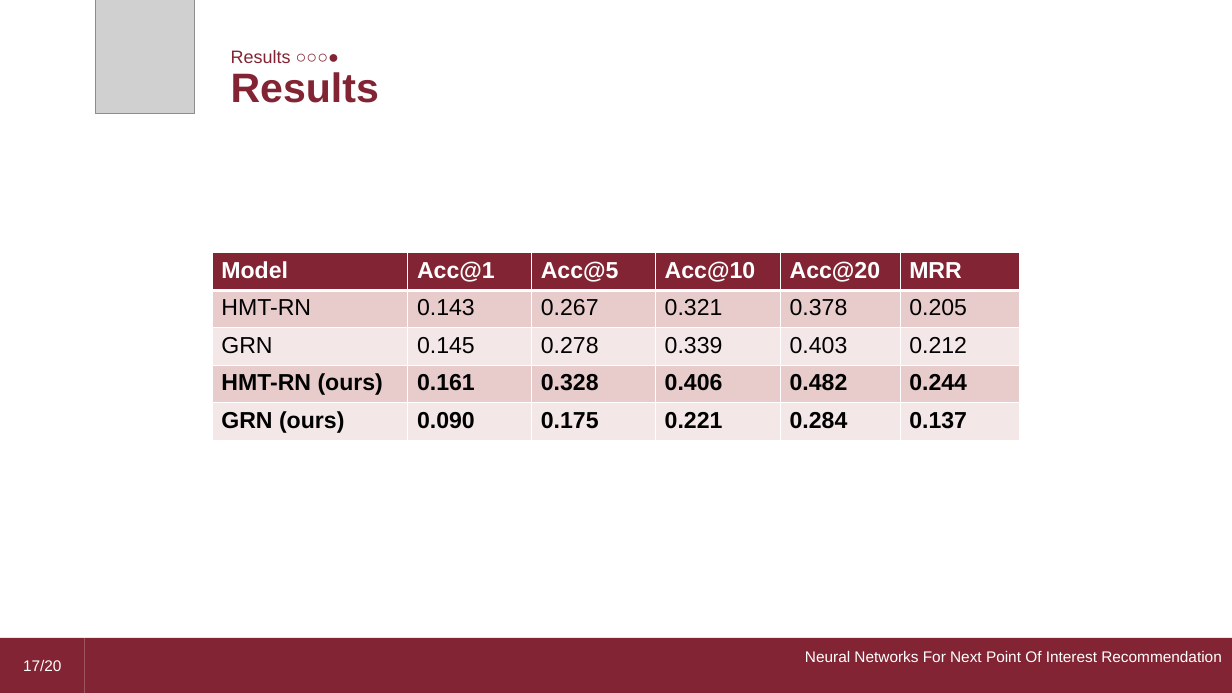
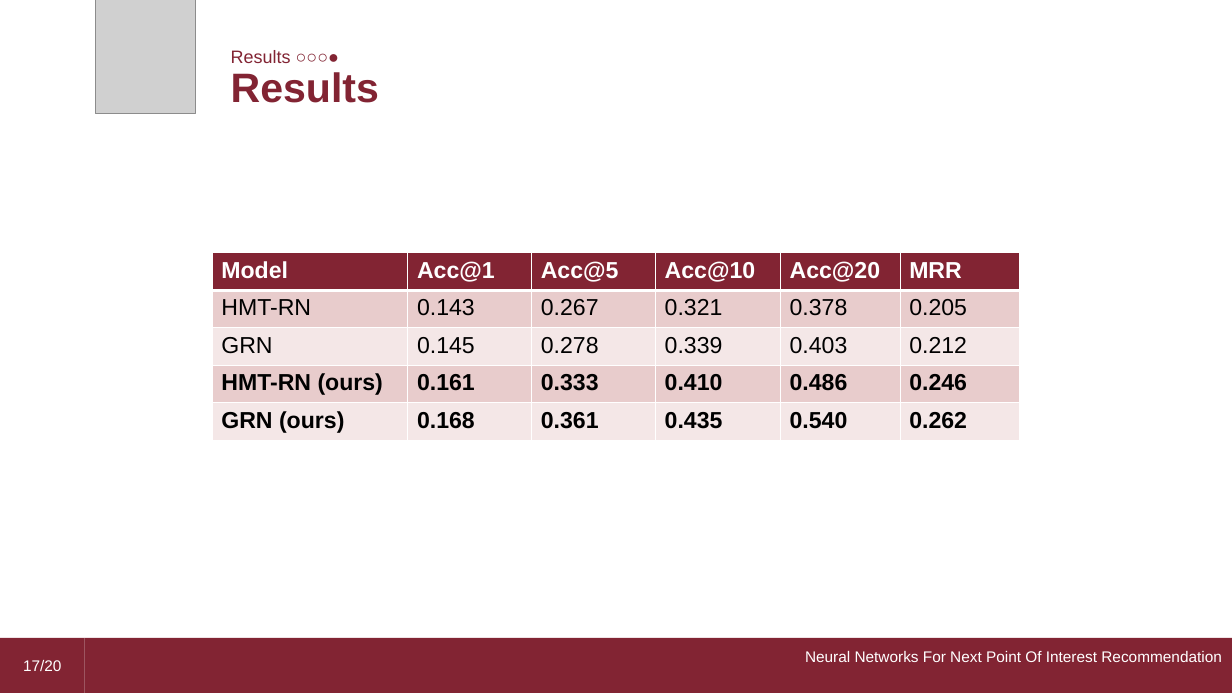
Before and after one commit to dario-loi/foursquare, a slide deck: slide 17 of presentation.pptm. Drawn at 1232x693 pixels with LibreOffice and Linux fonts; fonts in the diff are those of the drawing; grey boxes stand for pictures. Boxes give left, top, right and bottom in pixels: in the first picture for what was removed or moved away, otherwise in the second. Text is boxed around its words. In the diff, an @@ line names an element or a change of style, - is before the commit and + after.

```diff
--- a/presentation.pptm
+++ b/presentation.pptm
@@ table at box(213, 253, 1021, 441) @@
-row 4: HMT-RN (ours) | 0.161 | 0.328 | 0.406 | 0.482 | 0.244
+row 4: HMT-RN (ours) | 0.161 | 0.333 | 0.410 | 0.486 | 0.246
-row 5: GRN (ours) | 0.090 | 0.175 | 0.221 | 0.284 | 0.137
+row 5: GRN (ours) | 0.168 | 0.361 | 0.435 | 0.540 | 0.262
```
Also in this commit, not shown: 4 other slides changed.
